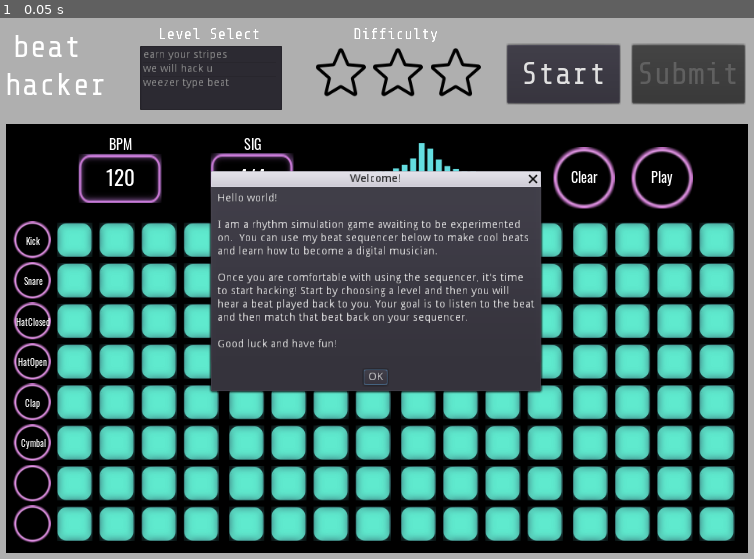
Above: before the commit, frame 1.
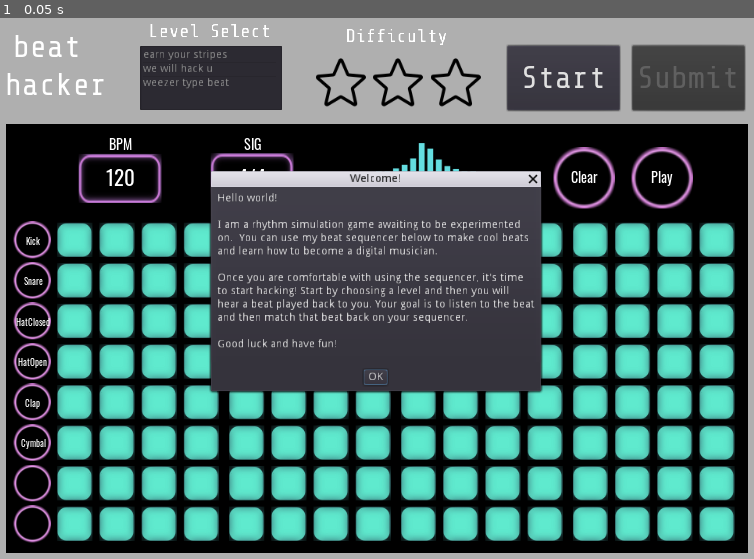
Above: after the commit, the same moment.

Repository: mdructor/beat_hacker
Game: Godot game, scene res://Assets/Scenes/Main.tscn
The game is run twice, just before and just after one commit, with the same random seed, the same clock (stepped at 60 frames per second) and the same inputs.
Inputs:
- Up to frame 1 (0.05 s): no input

The runs differ from the first frame. In frame 1, 2.0% of the frame differs, in the area x 19-99%, y 1-18%.

Commit message:
Add button sound - ui stuff

Diff:
--- a/Assets/Scenes/Main.tscn
+++ b/Assets/Scenes/Main.tscn
@@ -7,6 +7,7 @@
 [ext_resource path="res://Assets/Images/star.png" type="Texture" id=5]
 [ext_resource path="res://Assets/Scenes/ResultsDialog.tscn" type="PackedScene" id=6]
 [ext_resource path="res://Assets/Scenes/CountdownPopup.tscn" type="PackedScene" id=7]
+[ext_resource path="res://Assets/Sounds/ui/Click.ogg" type="AudioStream" id=8]
 
 [node name="MainScene" type="Node2D"]
 script = ExtResource( 3 )
@@ -19,9 +20,9 @@
 
 [node name="StartButton" type="Button" parent="."]
 margin_left = 680.0
-margin_top = 37.0
+margin_top = 38.0
 margin_right = 824.0
-margin_bottom = 112.0
+margin_bottom = 121.0
 custom_fonts/font = ExtResource( 2 )
 text = "Start"
 __meta__ = {
@@ -30,9 +31,9 @@
 
 [node name="SubmitButton" type="Button" parent="."]
 margin_left = 840.0
-margin_top = 37.0
+margin_top = 38.0
 margin_right = 984.0
-margin_bottom = 112.0
+margin_bottom = 121.0
 custom_fonts/font = ExtResource( 2 )
 disabled = true
 text = "Submit"
@@ -55,11 +56,11 @@
 }
 
 [node name="LevelLabel" type="Label" parent="."]
-margin_left = 233.0
-margin_top = 12.0
-margin_right = 519.0
-margin_bottom = 58.0
-rect_scale = Vector2( 0.5, 0.5 )
+margin_left = 221.0
+margin_top = 6.0
+margin_right = 507.0
+margin_bottom = 52.0
+rect_scale = Vector2( 0.6, 0.6 )
 custom_fonts/font = ExtResource( 2 )
 text = "Level Select"
 __meta__ = {
@@ -77,9 +78,9 @@
 
 [node name="DiffStar0" type="TextureRect" parent="."]
 margin_left = 435.0
-margin_top = 40.0
+margin_top = 53.0
 margin_right = 499.0
-margin_bottom = 104.0
+margin_bottom = 117.0
 texture = ExtResource( 5 )
 __meta__ = {
 "_edit_use_anchors_": false
@@ -87,9 +88,9 @@
 
 [node name="DiffStar1" type="TextureRect" parent="."]
 margin_left = 508.0
-margin_top = 40.0
+margin_top = 53.0
 margin_right = 572.0
-margin_bottom = 104.0
+margin_bottom = 117.0
 texture = ExtResource( 5 )
 __meta__ = {
 "_edit_use_anchors_": false
@@ -97,20 +98,20 @@
 
 [node name="DiffStar2" type="TextureRect" parent="."]
 margin_left = 582.0
-margin_top = 40.0
+margin_top = 53.0
 margin_right = 646.0
-margin_bottom = 104.0
+margin_bottom = 117.0
 texture = ExtResource( 5 )
 __meta__ = {
 "_edit_use_anchors_": false
 }
 
 [node name="DescriptionLabel" type="Label" parent="."]
-margin_left = 483.0
+margin_left = 473.0
 margin_top = 12.0
-margin_right = 725.0
+margin_right = 715.0
 margin_bottom = 58.0
-rect_scale = Vector2( 0.5, 0.5 )
+rect_scale = Vector2( 0.6, 0.6 )
 custom_fonts/font = ExtResource( 2 )
 text = "Difficulty"
 __meta__ = {
@@ -128,6 +129,9 @@
 margin_top = 284.0
 margin_right = 508.0
 margin_bottom = 324.0
+
+[node name="ClickSound" type="AudioStreamPlayer" parent="."]
+stream = ExtResource( 8 )
 [connection signal="pressed" from="StartButton" to="." method="_on_StartButton_pressed"]
 [connection signal="pressed" from="SubmitButton" to="." method="_onSubmit"]
 [connection signal="item_selected" from="LevelList" to="." method="_on_LevelList_item_selected"]
--- a/Assets/Scripts/Main.gd
+++ b/Assets/Scripts/Main.gd
@@ -69,6 +69,10 @@
 
 
 func _on_StartButton_pressed():
+	get_node("ClickSound").play()
+	toggleStart()
+
+func toggleStart():
 	if _levelActive:
 		find_node("StartButton").set_text("Start")
 		_levelActive = false
@@ -82,7 +86,9 @@
 			get_node("SubmitButton").disabled = false
 
 
+
 func _onSubmit():
+	get_node("ClickSound").play()
 	# 1.) Check current level from list selection
 	# 2.) Step through the sequence buttons and save points in an array
 	# 3.) Determine if beat is correct or not
Not shown: 1 places in Assets/Scenes/Main.tscn that only renumber resources
Not shown, added: Assets/Sounds/ui/Click.ogg.import
Not shown, added: Assets/Sounds/ui/Click.ogg
